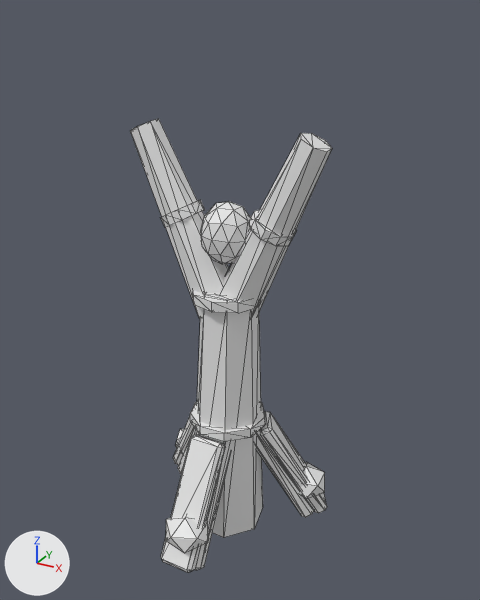
What one commit did to the OBJ model assets/variants/stow_perch_remodel2_c.obj.
One viewpoint serves both versions: a 50 mm lens placed at (1.046, -1.808, 1.731), pointed at (0.061, -0.018, 0.836). Every picture has the same lights, and +X, +Y and +Z are marked at lower left. The first picture is the older version. Mesh edges are drawn as thin lines. Where no turn or scale is listed for an object, it has been applied to the vertices.

In view in the first picture: 'stow_perch_remodel2_c'.
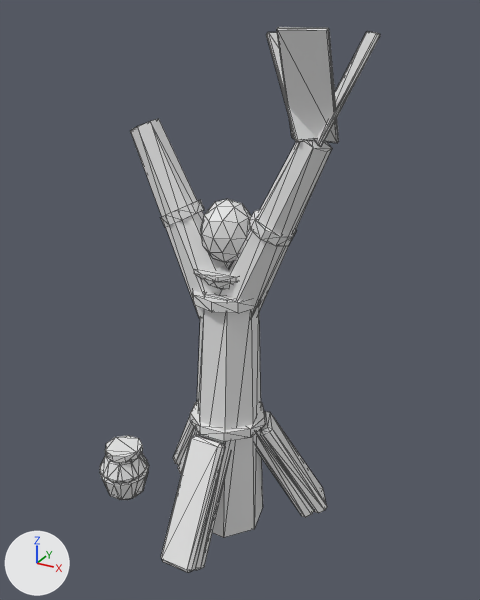
What differs and where, as boxes [x1, y1, x2, y2] in the pictures (480 x 600 px; the box of a moved part takes in the faces that stretch with it):
'stow_perch_remodel2_c', reshaped (38% wider, 20% taller)
    before: [130, 119, 332, 572]
    after: [100, 27, 380, 572]
part 1 of me_stow_perch_remodel2_c, added
    after: [105, 435, 143, 463]
part 2 of me_stow_perch_remodel2_c, added
    after: [100, 453, 147, 483]
part 3 of me_stow_perch_remodel2_c, added (mostly hidden)
    after: [205, 280, 234, 289]
part 4 of me_stow_perch_remodel2_c, added
    after: [277, 27, 339, 143]
part 5 of me_stow_perch_remodel2_c, added
    after: [315, 31, 380, 147]
part 6 of me_stow_perch_remodel2_c, added
    after: [266, 32, 316, 143]
part 7 of me_stow_perch_remodel2_c, added
    after: [195, 262, 237, 282]
part 8 of me_stow_perch_remodel2_c, deleted
    before: [296, 462, 325, 499]
part 9 of me_stow_perch_remodel2_c, deleted
    before: [166, 516, 208, 553]
part 10 of me_stow_perch_remodel2_c, moved or reshaped
    before: [201, 201, 251, 264]
    after: [202, 199, 252, 263]
part 11 of me_stow_perch_remodel2_c, built on (mostly hidden before)
    before: [175, 429, 184, 454]
    after: [100, 462, 149, 500]

The change, as a diff of the scene's bpy script:
```diff
--- a/assets/variants/stow_perch_remodel2_c.obj.py
+++ b/assets/variants/stow_perch_remodel2_c.obj.py
@@ me_stow_perch_remodel2_c @@
 # verts and faces of me_stow_perch_remodel2_c; kept vertices keep their numbers, new ones are numbered from 336
-me_stow_perch_remodel2_c.from_pydata(...)  # 336 vertices, 604 faces; spans x -0.35..0.35, y -0.38..0.25, z -0.1..1.4
+me_stow_perch_remodel2_c.from_pydata(...)  # 564 vertices, 1040 faces; spans x -0.44..0.46, y -0.38..0.25, z -0.1..1.69
+# me_stow_perch_remodel2_c part 1: the loose piece of 18 vertices spanning x -0.14..0.14, y -0.14..0.14, z 0.33..0.37 is copied, and the copy is scaled about its middle by (-0.5, -0.5, 0.692), then moved by (-0.33, -0.21, -0.14), in mat_stone (white #e7e7e7); it spans x -0.4..-0.27, y -0.27..-0.14, z 0.2..0.23
+# me_stow_perch_remodel2_c part 2: a new loose piece of 54 vertices spanning x -0.43..-0.26, y -0.29..-0.11, z 0.11..0.21, in mat_stone (white #e7e7e7)
+# me_stow_perch_remodel2_c part 3: a new loose piece of 44 vertices spanning x -0.09..0.09, y -0.09..0.09, z 0.87..0.92, in mat_stone (white #e7e7e7)
+# me_stow_perch_remodel2_c part 4: a new loose piece of 24 vertices spanning x 0.22..0.37, y -0.12..0.01, z 1.38..1.69, in mat_frond (white #e7e7e7)
+# me_stow_perch_remodel2_c part 5: a new loose piece of 24 vertices spanning x 0.26..0.46, y -0.07..0.13, z 1.38..1.67, in mat_frond (white #e7e7e7)
+# me_stow_perch_remodel2_c part 6: a new loose piece of 24 vertices spanning x 0.13..0.34, y -0.06..0.14, z 1.38..1.67, in mat_frond (white #e7e7e7)
+# me_stow_perch_remodel2_c part 7: a new loose piece of 22 vertices spanning x -0.11..0.1, y -0.1..0.1, z 0.92..0.94, in mat_stone (white #e7e7e7)
+# me_stow_perch_remodel2_c part 8: the loose piece of 12 vertices spanning x 0.18..0.34, y 0.08..0.22, z -0.01..0.11 is deleted
+# me_stow_perch_remodel2_c part 9: the loose piece of 12 vertices spanning x -0.07..0.09, y -0.38..-0.23, z -0.01..0.11 is deleted
+# me_stow_perch_remodel2_c part 10
+for i in [258, 289, 299]: verts[i] += (0.0, 0.0, 0.0)
+for i in [261, 265, 267, 284]: verts[i] += (0.0, 0.0, 0.01)
+for i in [266, 276, 278, 287, 292, 298]: verts[i] += (0.0, 0.01, 0.01)
+for i in [270, 275, 277, 279, 286, 293]: verts[i] += (0.01, 0.0, 0.01)
+verts[262] = (0.03, -0.07, 1.01)  # moved, pixel (222, 252)
+verts[269] = (0.0, 0.01, 1.17)  # moved, pixel (227, 198)
+verts[285] = (0.05, 0.08, 1.06)  # moved
+verts[274] = (-0.04, -0.03, 0.97)  # moved, pixel (212, 258)
+verts[291] = (0.03, 0.08, 1.11)  # moved
+verts[297] = (0.04, 0.03, 1.15)  # moved, pixel (242, 203)
+# me_stow_perch_remodel2_c part 11
+# 9 vertices are removed from x -0.34..-0.2, y 0.08..0.23, z -0.02..0.08
+# 20 faces are deleted
+# 3 vertices move from x -0.26..-0.19, y 0.1..0.16, z 0.02..0.11 to x -0.35..-0.34, y -0.13..-0.1, z 0.02..0.11
+# 51 vertices are added at x -0.44..-0.25, y -0.29..-0.1, z 0.0..0.13
+# 104 new faces join them, mat_stone (white #e7e7e7)
 me_stow_perch_remodel2_c.materials.append(mat_wood)
@@ me_stow_perch_remodel2_c @@
 me_stow_perch_remodel2_c.materials.append(mat_stone)
+me_stow_perch_remodel2_c.materials.append(mat_frond)  # white #e7e7e7
```
